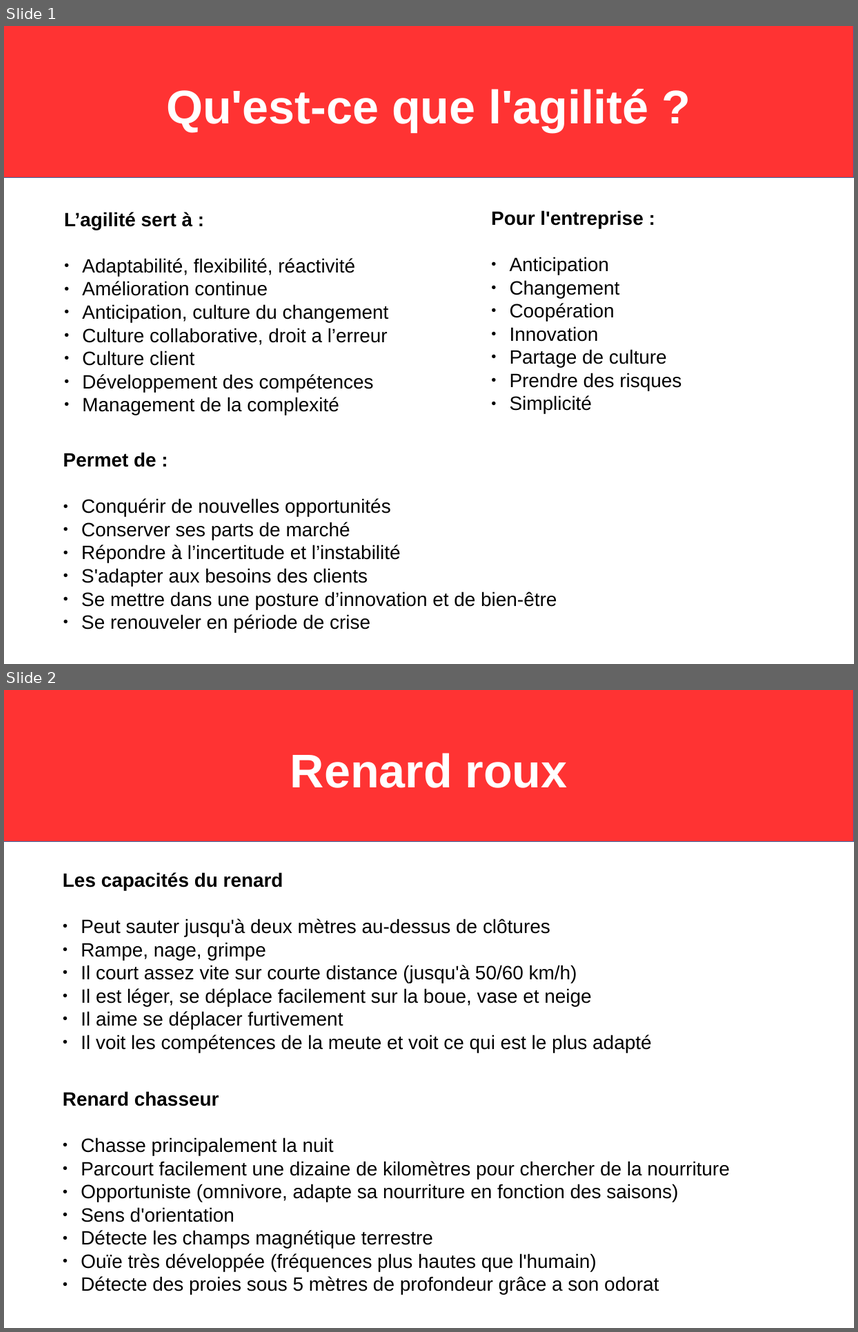
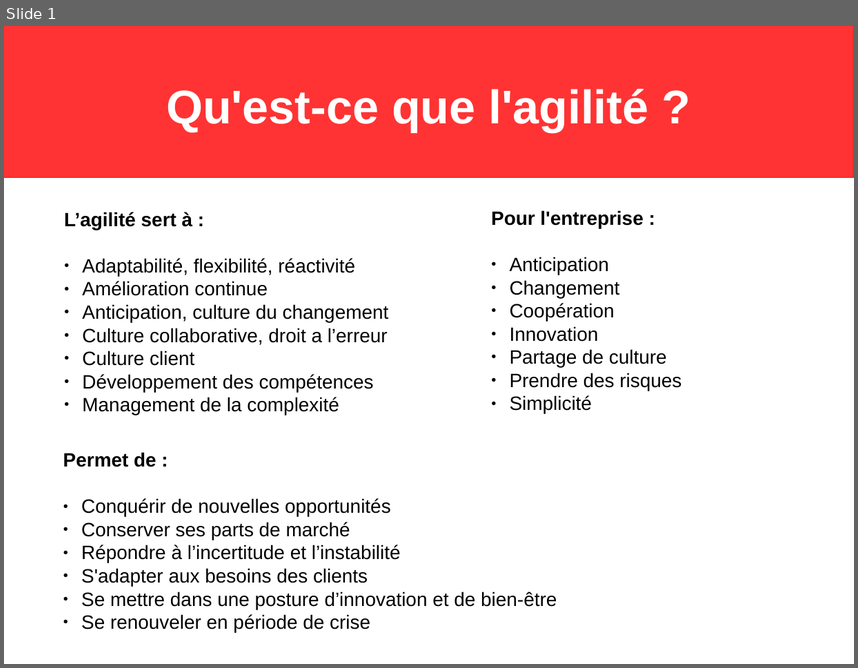
Before and after one commit to psykocatisgod/iesa2016-a3-mobile-tano, a slide deck: report/target/agile.odp. Shown one above the other, each under a label of ours: slides 1 and 2 before the commit, slide 1 after it. The pictures are 858x1332 and 858x668 pixels, drawn with LibreOffice and Linux fonts; fonts in the diff are those of the drawing. Boxes give left, top, right and bottom in pixels: in the first picture for what was removed or moved away, otherwise in the second. Text is boxed around its words. In the diff, an @@ line names an element or a change of style, - is before the commit and + after.

```diff
--- a/report/target/agile.odp
+++ b/report/target/agile.odp
@@ slide 2 removed at (4,690,854,1328), background #FFFFFF @@
@@ rectangle removed at (4,690,854,842) @@
@@ title removed at (290,753,568,788) @@
-Renard roux
@@ text removed at (63,872,651,1052) @@
-Les capacités du renard
-● Peut sauter jusqu'à deux mètres au-dessus de clôtures
-● Rampe, nage, grimpe
-● Il court assez vite sur courte distance (jusqu'à 50/60 km/h)
-● Il est léger, se déplace facilement sur la boue, vase et neige
-● Il aime se déplacer furtivement
-● Il voit les compétences de la meute et voit ce qui est le plus adapté
@@ text removed at (63,1091,729,1294) @@
-Renard chasseur
-● Chasse principalement la nuit
-● Parcourt facilement une dizaine de kilomètres pour chercher de la nourriture
-● Opportuniste (omnivore, adapte sa nourriture en fonction des saisons)
-● Sens d'orientation
-● Détecte les champs magnétique terrestre
-● Ouïe très développée (fréquences plus hautes que l'humain)
-● Détecte des proies sous 5 mètres de profondeur grâce a son odorat
```
Also in this commit, not shown: 1 slide added, 1 other file.
